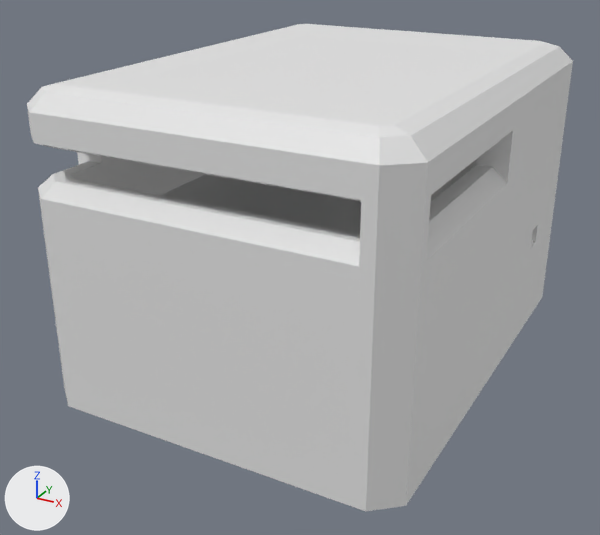
The FBX model Project Humans/Assets/polyperfect/Low Poly Ultimate Pack/M/- Meshes_M/WW2_M/bunker-big.fbx, before and after one commit.
Both versions are drawn from a camera (50 mm lens) standing at (8.32, -15.7, 9.86) and looking at (-0.16, -0.27, 2.14). Arrows for +X, +Y and +Z are at lower left; the lights stay in place. Where no turn or scale is listed for an object, it has been applied to the vertices.

The first picture shows 'bunker-big'.
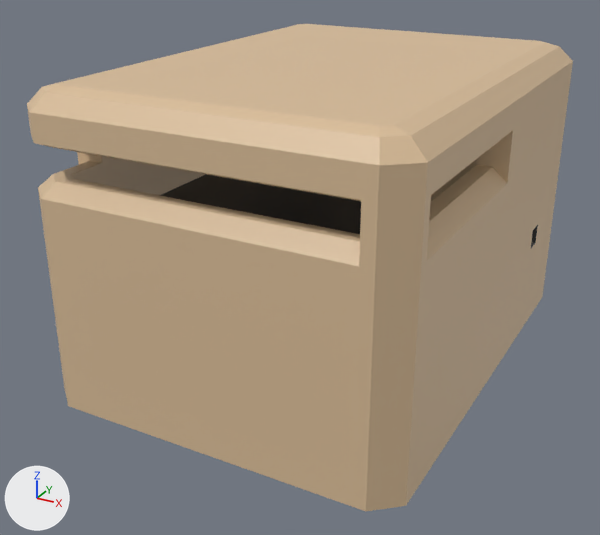
Where the newer file only moved an object's origin or applied its transform, the numbers keep the older frame.

Where the change shows, as pixel boxes [x1, y1, x2, y2] in the pictures (600 x 535 px):
```json
{"object": "bunker-big", "change": "recoloured", "before": [27, 24, 573, 511], "after": [27, 24, 573, 511], "on screen": "grey to beige"}
```

The change, as JSON lines over the scene's bpy script:
```json
{"op": "set", "path": "mat_14_brown_lightest.base_color", "old": "(0.8, 0.8, 0.8)", "new": "(0.716, 0.521, 0.323)", "note": "white #e7e7e7 -> beige #dcbf9a"}
{"op": "set", "path": "mat_17_grey_darkest.base_color", "old": "(0.8, 0.8, 0.8)", "new": "(0.0642, 0.0642, 0.0642)", "note": "white #e7e7e7 -> dark grey #484848"}
```
